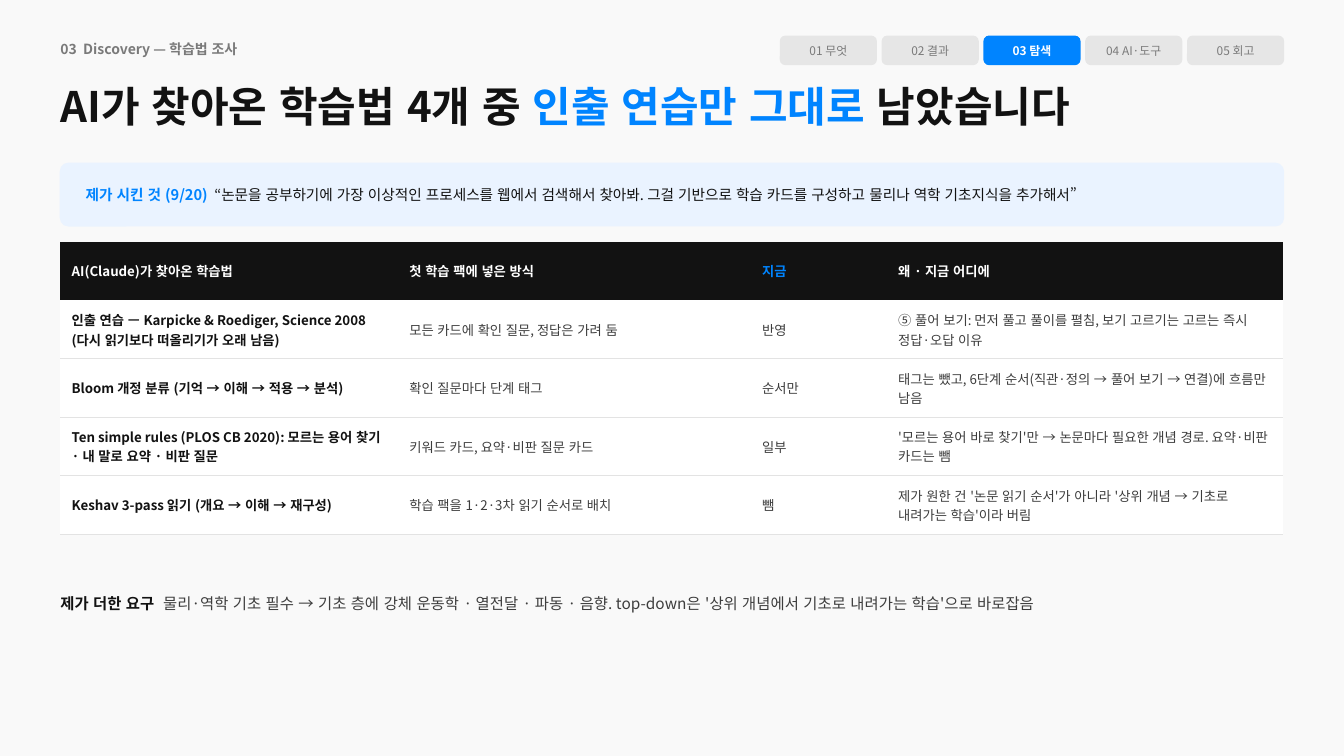
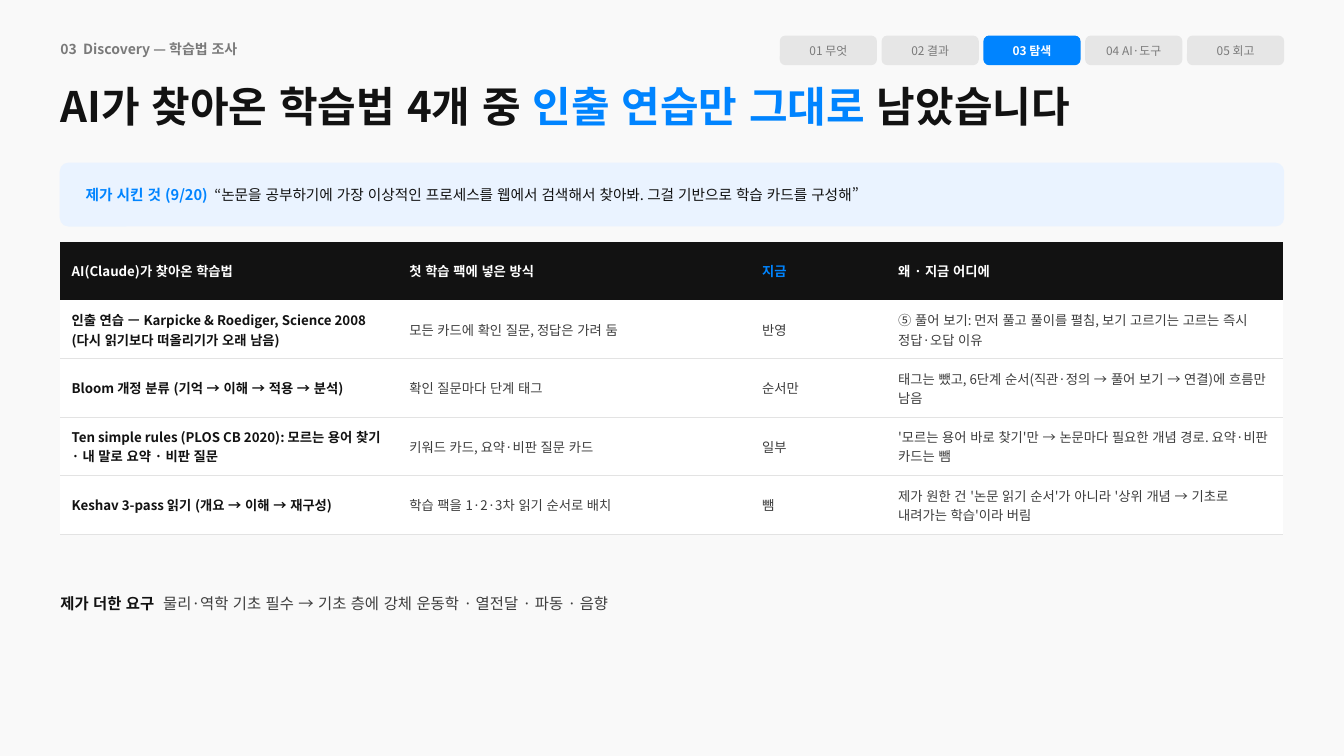
Before and after one commit to gunhyeok0803/Immersive_Interaction, a slide deck: slide 11 of presentation/slides.pptx. Drawn at 1344x756 pixels with LibreOffice and Linux fonts; fonts in the diff are those of the drawing. Boxes give left, top, right and bottom in pixels: in the first picture for what was removed or moved away, otherwise in the second. Text is boxed around its words. In the diff, an @@ line names an element or a change of style, - is before the commit and + after.

```diff
--- a/presentation/slides.pptx
+++ b/presentation/slides.pptx
@@ text at box(86, 187, 859, 203): text changed @@
-제가 시킨 것 (9/20) “논문을 공부하기에 가장 이상적인 프로세스를 웹에서 검색해서 찾아봐. 그걸 기반으로 학습 카드를 구성하고 물리나 역학 기초지식을 추가해서”
+제가 시킨 것 (9/20) “논문을 공부하기에 가장 이상적인 프로세스를 웹에서 검색해서 찾아봐. 그걸 기반으로 학습 카드를 구성해”
@@ table at box(60, 242, 1284, 534) @@
@@ borders changed @@
@@ text at box(60, 596, 608, 611): text changed @@
-제가 더한 요구 물리·역학 기초 필수 → 기초 층에 강체 운동학 · 열전달 · 파동 · 음향. top-down은 '상위 개념에서 기초로 내려가는 학습'으로 바로잡음
+제가 더한 요구 물리·역학 기초 필수 → 기초 층에 강체 운동학 · 열전달 · 파동 · 음향
```
Also in this commit, not shown: 21 other slides changed, 1 other file.
